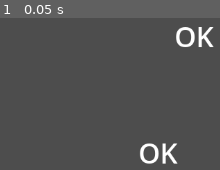
Above: before the commit, frame 1.
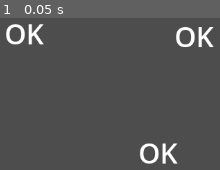
Above: after the commit, the same moment.

Repository: dao1701/base-game-godot
Game: Godot game, scene res://loader.tscn
Same seed, same stepped clock (60 frames per second), same inputs: the game is played once before the commit and once after it.
Inputs:
- Up to frame 1 (0.05 s): no input

The runs differ from the first frame. In frame 1, 1.2% of the frame differs, in the area x 2-20%, y 3-18%.
Error in both runs: Invalid cast: could not convert value to 'String'. (res://loader.tscn::GDScript_tjhs5:57)

Commit message:
3 ok

Diff:
--- a/src/main.tscn
+++ b/src/main.tscn
@@ -38,3 +38,20 @@
 label_settings = SubResource("LabelSettings_0ga73")
 horizontal_alignment = 1
 vertical_alignment = 1
+
+[node name="Label3" type="Label" parent="."]
+anchors_preset = 8
+anchor_left = 0.5
+anchor_top = 0.5
+anchor_right = 0.5
+anchor_bottom = 0.5
+offset_left = -257.0
+offset_top = -199.0
+offset_right = -129.0
+offset_bottom = -144.0
+grow_horizontal = 2
+grow_vertical = 2
+text = "OK"
+label_settings = SubResource("LabelSettings_0ga73")
+horizontal_alignment = 1
+vertical_alignment = 1
Not shown, changed: patch.pck
